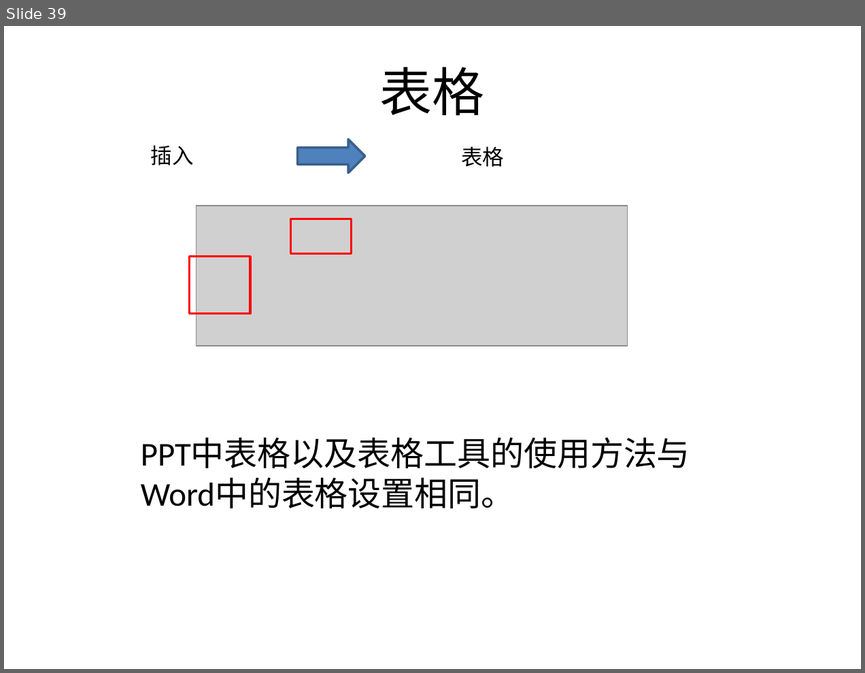
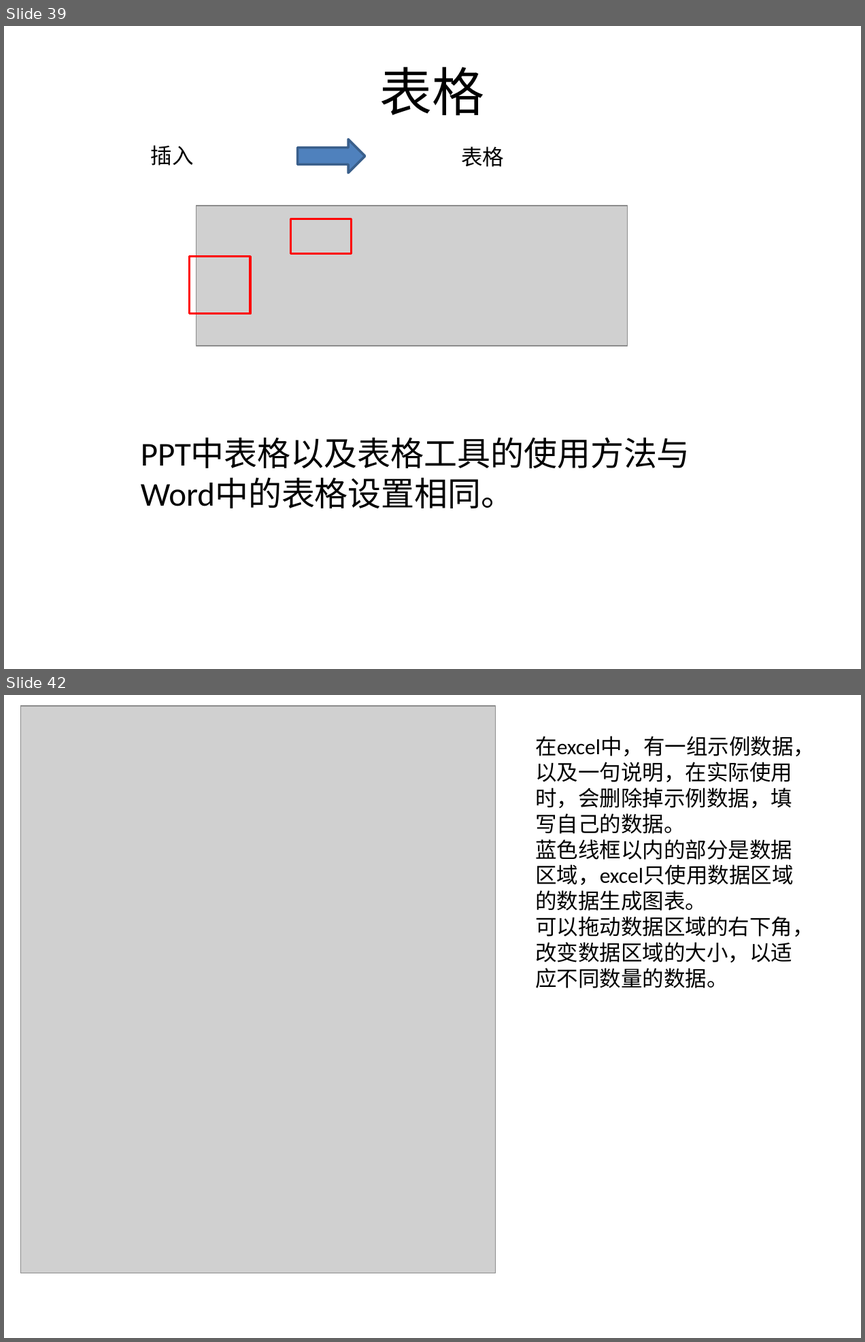
Before and after one commit to sans123wx/class, a slide deck: 第5章ppt/PowerPoint.pptx. Shown one above the other, each under a label of ours: slide 39 before the commit, slides 39 and 42 after it; the slides between them are not shown. The pictures are 865x673 and 865x1342 pixels, drawn with LibreOffice and Linux fonts; fonts in the diff are those of the drawing; grey boxes stand for pictures. Boxes give left, top, right and bottom in pixels: in the first picture for what was removed or moved away, otherwise in the second. Text is boxed around its words. In the diff, an @@ line names an element or a change of style, - is before the commit and + after.

```diff
--- a/第5章ppt/PowerPoint.pptx
+++ b/第5章ppt/PowerPoint.pptx
@@ slide 42 added at [4, 695, 861, 1338], background #FFFFFF @@
@@ picture added at [21, 706, 496, 1273] @@
@@ picture added at [28, 706, 489, 1257] @@
@@ text added at [535, 736, 815, 988], 18 pt, text #000000 @@
+在excel中，有一组示例数据，以及一句说明，在实际使用时，会删除掉示例数据，填写自己的数据。
+蓝色线框以内的部分是数据区域，excel只使用数据区域的数据生成图表。
+可以拖动数据区域的右下角，改变数据区域的大小，以适应不同数量的数据。
```
Also in this commit, not shown: 1 slide changed, 5 other slides added, 9 other files.
